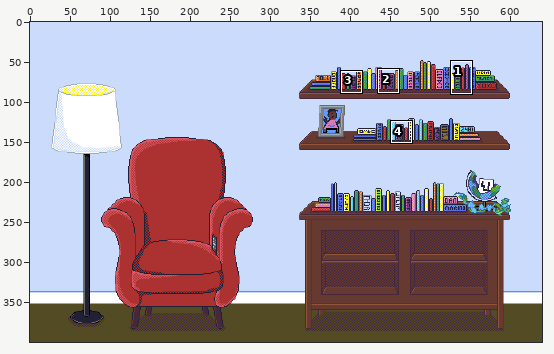
A pixel-art file gets an edit: artwork/east.aseprite. The picture above shows the old version from afar; the outline marks the close-up.
Close-up. As it was:
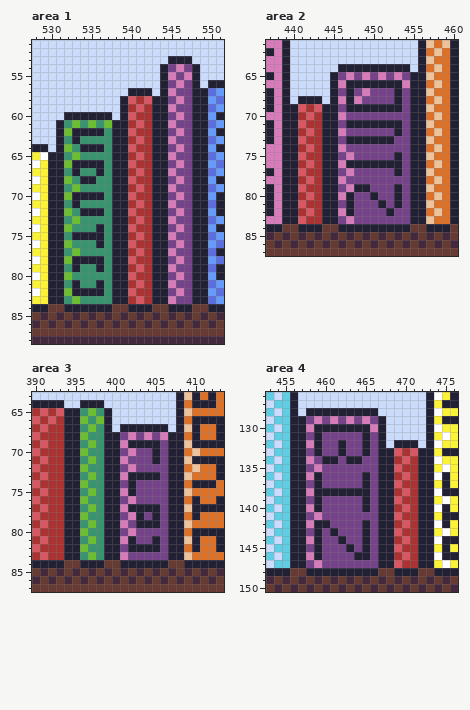
640x400 pixels, 1 frame. Shown: area 1: x 528..551, y 51..88; area 2: x 437..460, y 61..87; area 3: x 390..413, y 63..87; area 4: x 453..476, y 126..150. The commit also changed other parts of the picture, which this record leaves out.
After:
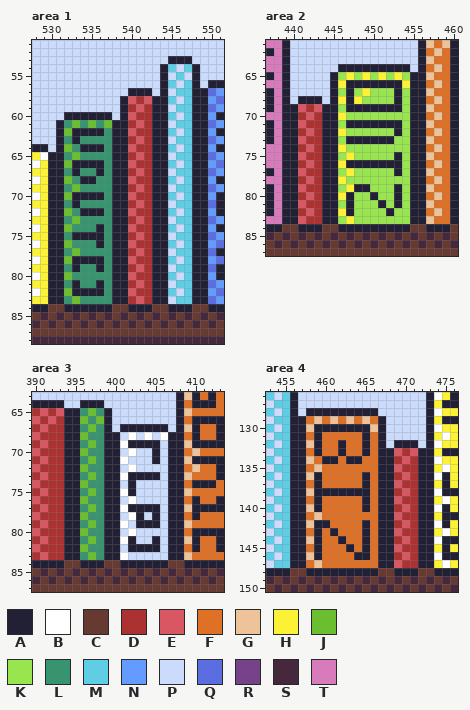
Palette (. is transparent): A #222034  B #ffffff  C #663931  D #ac3232  E #d95763  F #df7126  G #eec39a  H #fbf236  J #6abe30  K #99e550  L #37946e  M #5fcde4  N #639bff  P #cbdbfc  Q #5b6ee1  R #76428a  S #45283c  T #d77bba
Changes in this commit:
Changed rows in their new state; - is an unchanged pixel.
Area 1, layer "shelf":
first column x 545:
54 MPM
55 PMP
56 MPM
57 PMM
58 MPM
59 PMM
60 MPM
61 PMM
62 MPM
63 PMM
64 MPM
65 PMM
66 MPM
67 PMM
68 MPM
69 PMM
70 MPM
71 PMM
72 MPM
73 PMM
74 MPM
75 PMM
76 MPM
77 PMM
78 MPM
79 PMM
80 MPM
81 PMM
82 MPM
83 PMM
Area 2, layer "shelf":
first column x 446:
65 KHKHKHKHK
66 H-------H
67 K-KHKKK-K
68 H-HKKKK-K
69 K-------K
70 HKKKKKKKK
71 K-------K
72 HKKKKKK-K
73 K------KK
74 HKKKKKKKK
75 KHKKKKK-K
76 H-------K
77 KHKKKKK-K
78 HKKKKKKKK
79 KH--KKK-K
80 H-KK-KK-K
81 K-KKK-K-K
82 H-KKKK-KK
83 KHKKKKKKK
Area 3, layer "shelf":
first column x 401:
68 PBPBPB
69 B----P
70 PBPP-P
71 BPPP-P
72 PBPPPP
73 B----P
74 P-PPPP
75 B-PPPP
76 PBPPPP
77 B----P
78 PB-P-P
79 BP---P
80 PBPPPP
81 B-PP-P
82 P----P
83 BPPPPP
Area 4, layer "shelf":
first column x 458:
129 FGFGFGFGF
130 G-------G
131 F-FFFFF-F
132 G-FF-FF-F
133 F-FF-FF-F
134 GF--F--FF
135 FGFFFFFFF
136 G-FFFFF-F
137 F-FFFFF-F
138 G-------F
139 F-FFFFF-F
140 G-FFFFF-F
141 FGFFFFFFF
142 G--FFFF-F
143 F-F-FFF-F
144 G-FF-FF-F
145 F-FFF-F-F
146 G-FFFF--F
147 FGFFFFFFF
Pixel boxes of the changes (left, top, right, bottom) in both close-ups:
changed: (168, 64, 192, 304)
changed: (338, 72, 410, 224)
changed: (120, 432, 168, 560)
changed: (306, 416, 378, 568)
